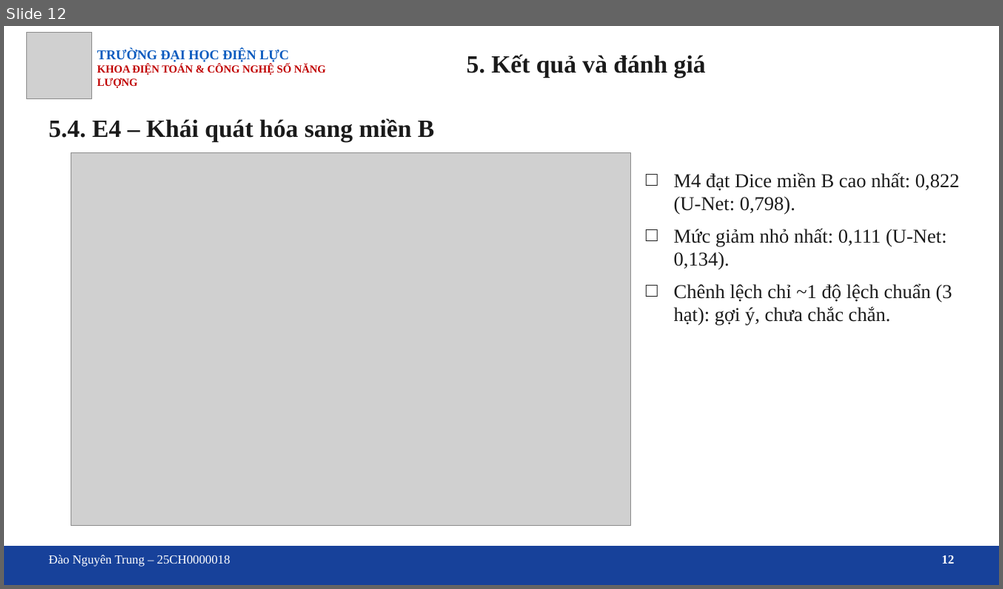
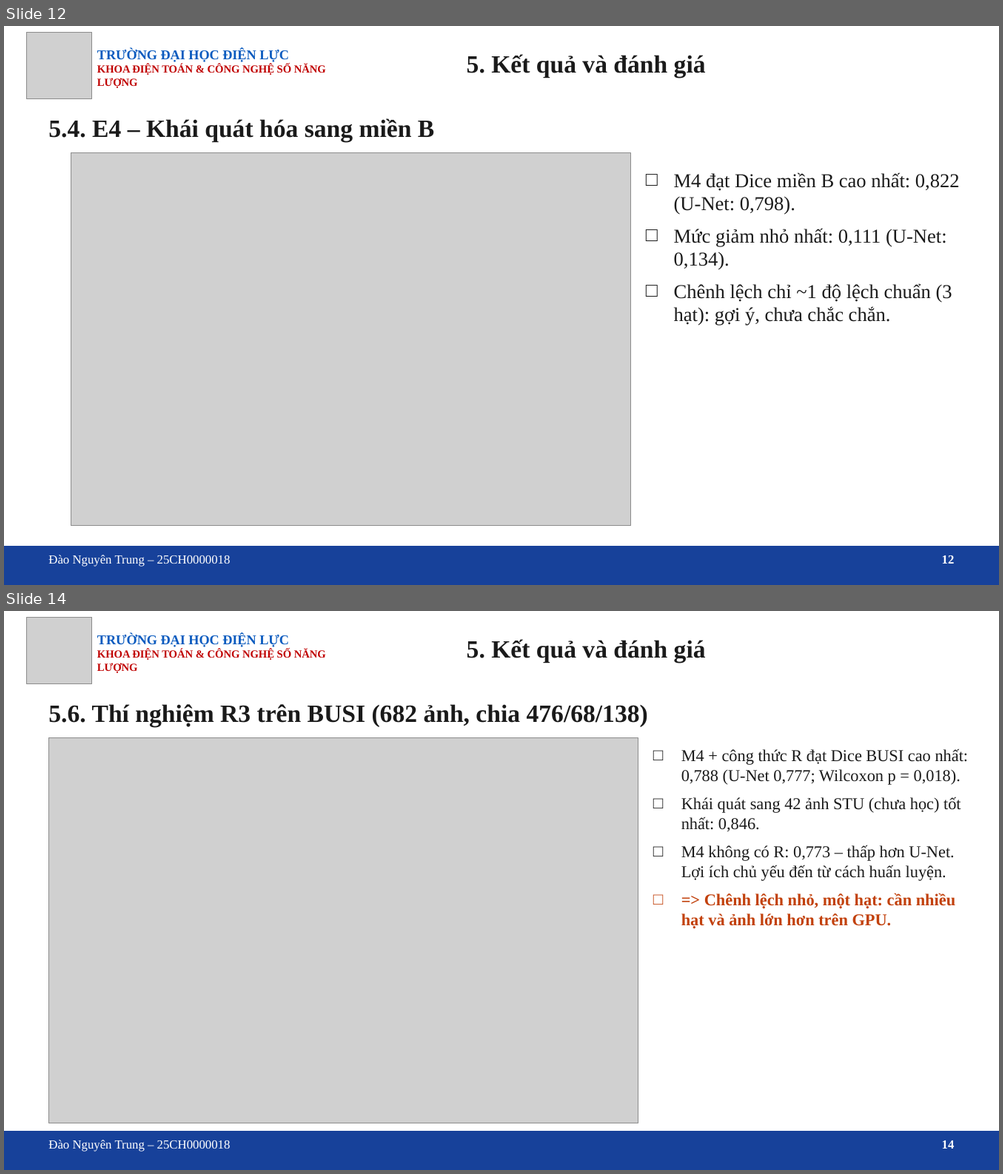
Before and after one commit to trungnguyen107/Medical-image-segmentation-breast-ultrasound-unet-attention, a slide deck: docs/Slide_bao_cao_DATN_U-Net_Attention.pptx. Shown one above the other, each under a label of ours: slide 12 before the commit, slides 12 and 14 after it; the slides between them are not shown. The pictures are 1003x589 and 1003x1174 pixels, drawn with LibreOffice and Linux fonts; fonts in the diff are those of the drawing; grey boxes stand for pictures; background and template pictures are left out. Boxes give left, top, right and bottom in pixels: in the first picture for what was removed or moved away, otherwise in the second. Text is boxed around its words. In the diff, an @@ line names an element or a change of style, - is before the commit and + after.

```diff
--- a/docs/Slide_bao_cao_DATN_U-Net_Attention.pptx
+++ b/docs/Slide_bao_cao_DATN_U-Net_Attention.pptx
@@ slide 14 added at (4, 611, 999, 1170), background picture (left out) @@
@@ picture added at (26, 617, 92, 684) @@
@@ text added at (97, 634, 326, 673), 10.5 pt, text #C00000, bold @@
+TRƯỜNG ĐẠI HỌC ĐIỆN LỰC
+KHOA ĐIỆN TOÁN & CÔNG NGHỆ SỐ NĂNG LƯỢNG
@@ text added at (466, 639, 706, 663), 24 pt, text #1A1A1A, bold @@
+5. Kết quả và đánh giá
@@ text added at (48, 704, 648, 726), 24 pt, text #1A1A1A, bold @@
+5.6. Thí nghiệm R3 trên BUSI (682 ảnh, chia 476/68/138)
@@ picture added at (48, 738, 638, 1124) @@
@@ text added at (681, 749, 968, 929), 16 pt, text #1A1A1A @@
+□ M4 + công thức R đạt Dice BUSI cao nhất: 0,788 (U-Net 0,777; Wilcoxon p = 0,018).
+□ Khái quát sang 42 ảnh STU (chưa học) tốt nhất: 0,846.
+□ M4 không có R: 0,773 – thấp hơn U-Net. Lợi ích chủ yếu đến từ cách huấn luyện.
+□ => Chênh lệch nhỏ, một hạt: cần nhiều hạt và ảnh lớn hơn trên GPU.
@@ rectangle added at (4, 1132, 999, 1170), fill #17419A, outline #17419A 1.25 pt @@
@@ text added at (48, 1140, 230, 1152), 12 pt, text #FFFFFF @@
+Đào Nguyên Trung – 25CH0000018
@@ text added at (942, 1141, 954, 1149), 12 pt, text #FFFFFF, bold @@
+14
```
Also in this commit, not shown: 4 slides changed, 16 other files.
